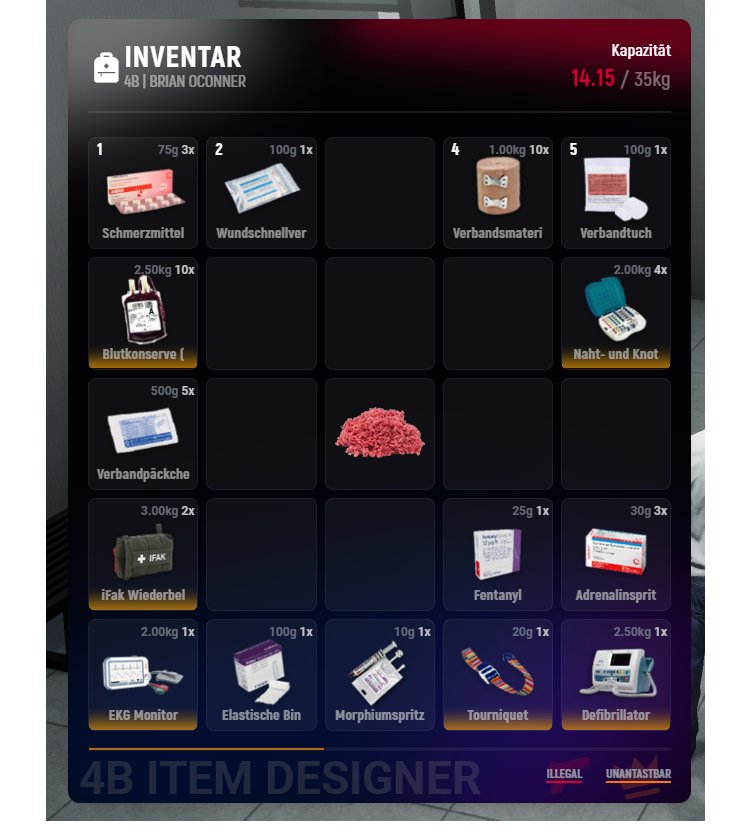
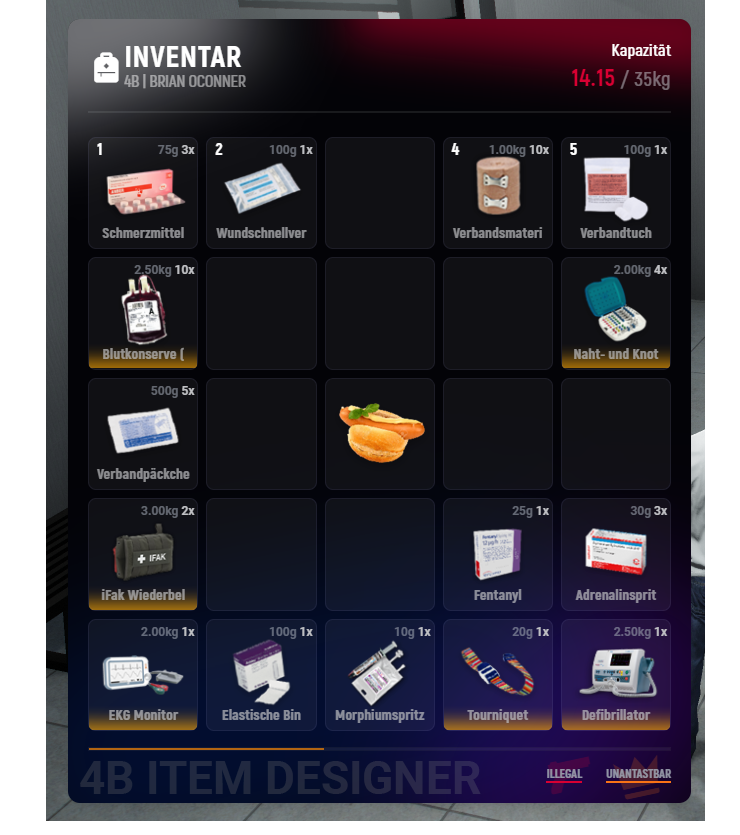
Revision of a layered (740, 835) image; what changed, layer by layer:
painted on "DOUBLE CLICK HERE" over [335, 403, 425, 467]
